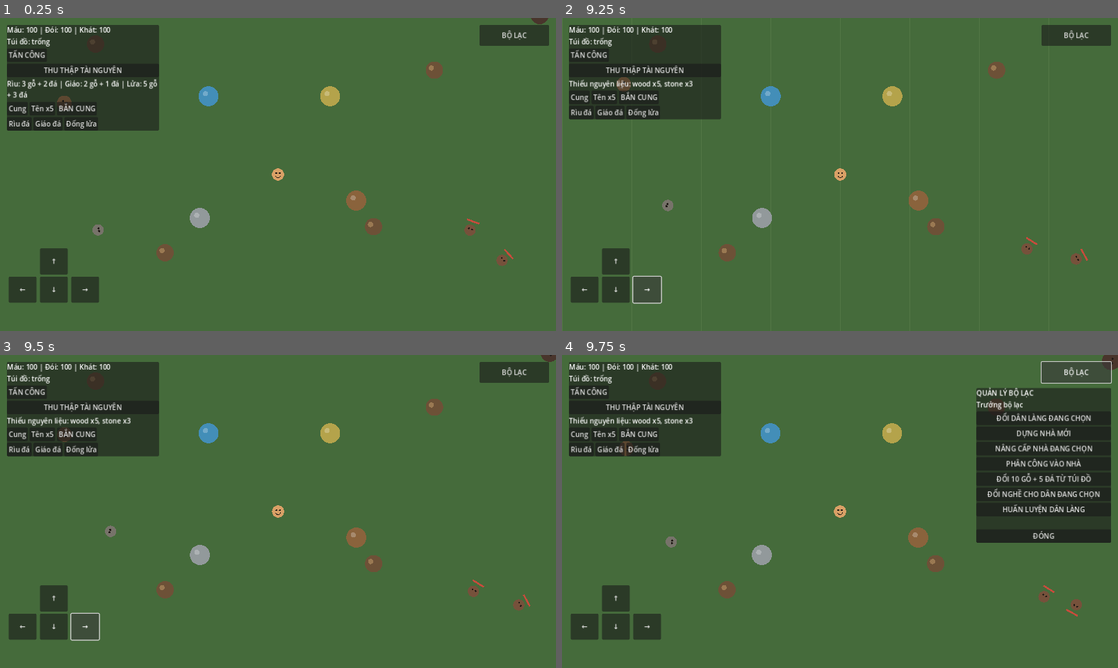
Above: before the commit, frames 1-4 (two rows, left to right).
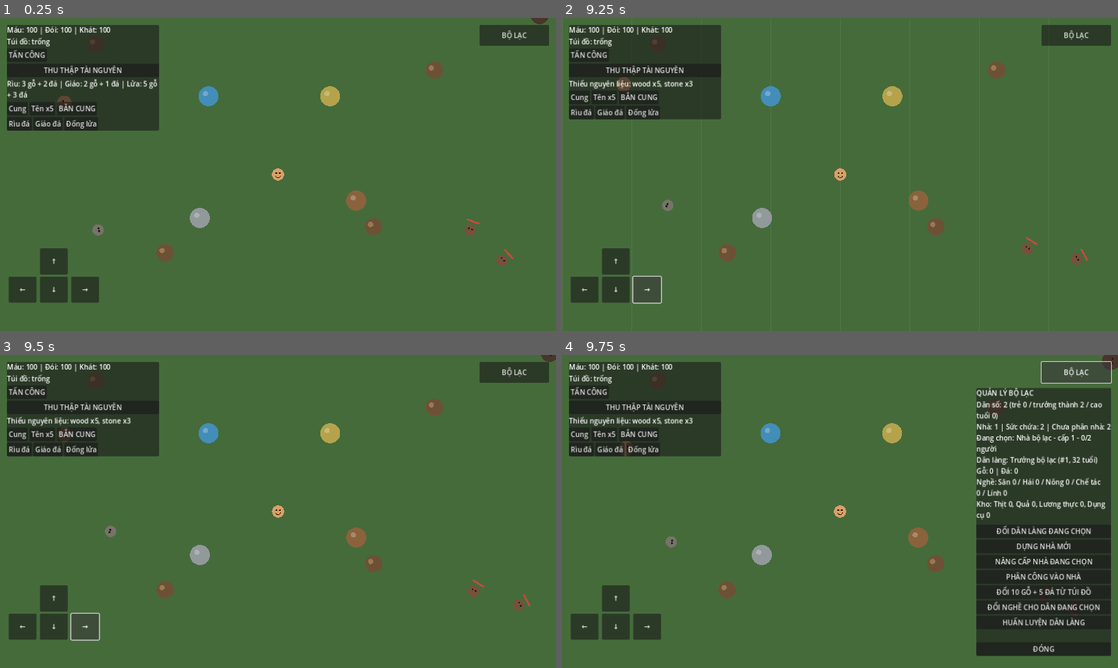
Above: after the commit, the same moments.

Repository: khanhhkt8-hub/Bo-Lac-Tien-Su.
Game: Godot game, scene res://Scenes/Main.tscn
Two runs of this game, one before a commit and one after it. Both use one fixed random seed, a clock stepped at 60 frames per second and the inputs below.
Inputs:
- Up to frame 1 (0.25 s): no input
- Up to frame 2 (9.25 s): click "TẤN CÔNG" at 0.5 s; click "THU THẬP TÀI NGUYÊN" at 1.25 s; click "Cung" at 2 s; click "Tên x5" at 2.75 s; click "BẮN CUNG" at 3.5 s; click "Rìu đá" at 4.25 s; click "Giáo đá" at 5 s; click "Đống lửa" at 5.75 s; click "↑" at 6.5 s; click "←" at 7.25 s; click "↓" at 8 s; click "→" at 8.75 s
- Up to frame 3 (9.5 s): no input
- Up to frame 4 (9.75 s): click "BỘ LẠC" at 9.5 s

Frames 1-3 are identical in both runs. In frame 4, 12% of the frame differs, in the area x 74-99%, y 14-97%.

Commit message:
Fix profession summary format arguments

Diff:
--- a/Scripts/UI/TribeManagementPanel.gd
+++ b/Scripts/UI/TribeManagementPanel.gd
@@ -83,7 +83,9 @@
 	_summary.text = "Dân số: %d (trẻ %d / trưởng thành %d / cao tuổi %d)\nNhà: %d | Sức chứa: %d | Chưa phân nhà: %d\nĐang chọn: %s\nDân làng: %s\nGỗ: %d | Đá: %d\nNghề: Săn %d / Hái %d / Nông %d / Chế tác %d / Lính %d\nKho: Thịt %d, Quả %d, Lương thực %d, Dụng cụ %d" % [
 		int(pop.total), int(pop.children), int(pop.adults), int(pop.elders),
 		int(housing.houses), int(housing.capacity), int(housing.homeless),
-		house_text, resident_text, TribeHousingSystem.wood, TribeHousingSystem.stone
+		house_text, resident_text, TribeHousingSystem.wood, TribeHousingSystem.stone,
+		int(job_counts.hunter), int(job_counts.gatherer), int(job_counts.farmer), int(job_counts.crafter), int(job_counts.warrior),
+		int(stock.meat), int(stock.berries), int(stock.food), int(stock.tools)
 	]
 
 func _select_next_resident() -> void:
